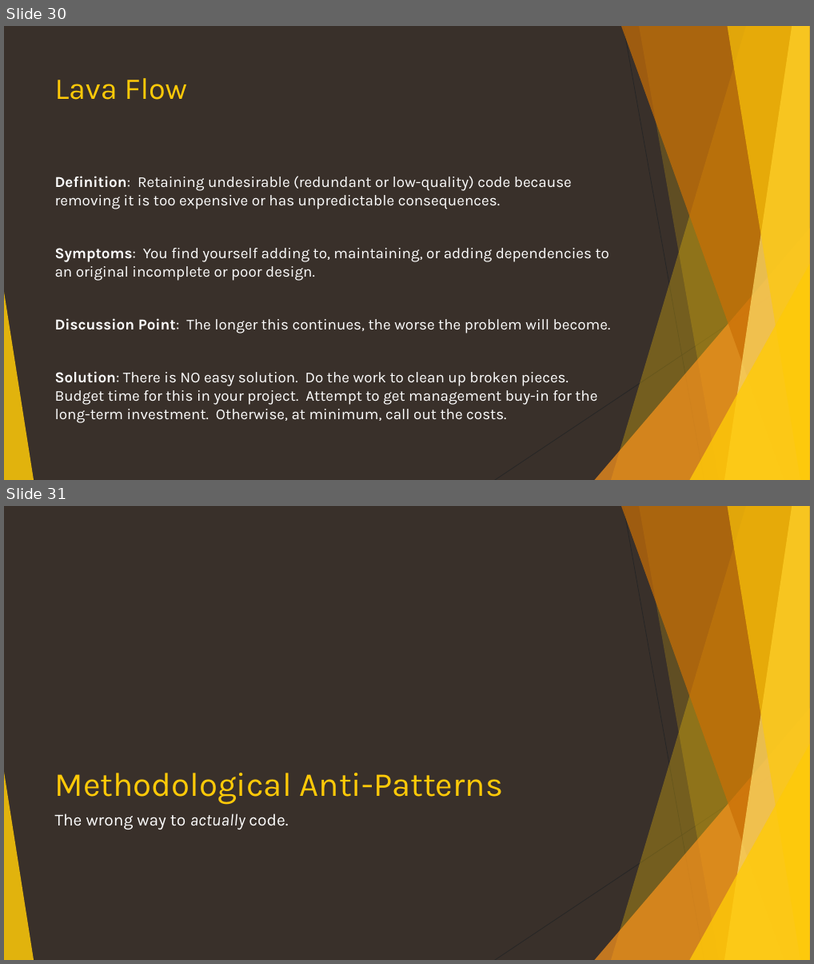
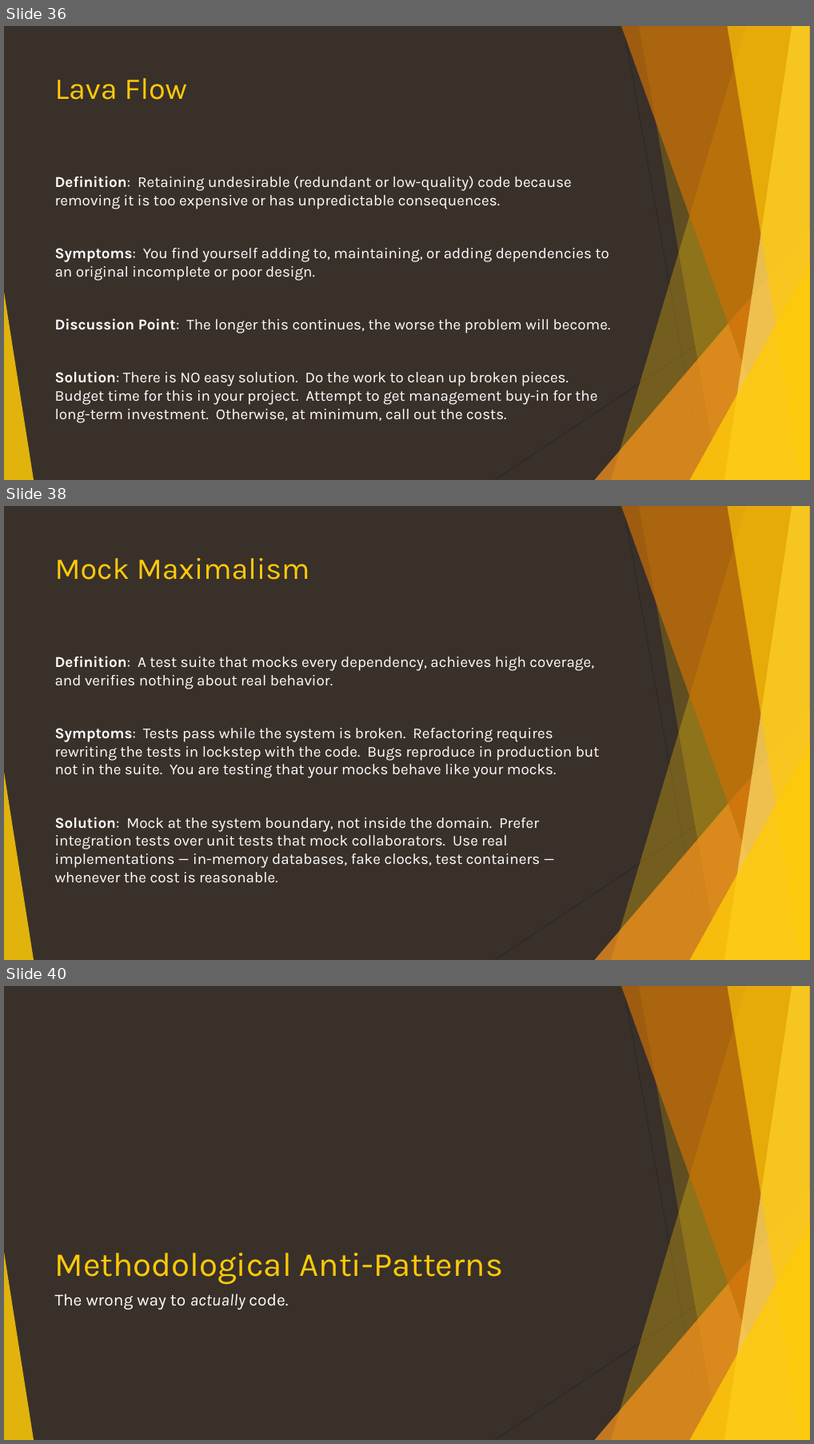
Before and after one commit to ericburcham/anti-patterns, a slide deck: anti-patterns.pptx. Shown one above the other, each under a label of ours: slides 30 and 31 before the commit, slides 36, 38 and 40 after it; the slides between them are not shown. The pictures are 814x964 and 814x1444 pixels, drawn with LibreOffice and Linux fonts; fonts in the diff are those of the drawing. Boxes give left, top, right and bottom in pixels: in the first picture for what was removed or moved away, otherwise in the second. Text is boxed around its words. In the diff, an @@ line names an element or a change of style, - is before the commit and + after.

```diff
--- a/anti-patterns.pptx
+++ b/anti-patterns.pptx
@@ slide 38 added at bbox=[4, 506, 810, 960], background #39302A; not listed: 10 template elements that a slide beside it also shows @@
@@ title added at bbox=[55, 558, 310, 580], 36 pt, text #FFCA08 @@
+Mock Maximalism
@@ text added at bbox=[55, 656, 600, 883], 18 pt, text #FFFFFF @@
+Definition: A test suite that mocks every dependency, achieves high coverage, and verifies nothing about real behavior.
+Symptoms: Tests pass while the system is broken. Refactoring requires rewriting the tests in lockstep with the code. Bugs reproduce in production but not in the suite. You are testing that your mocks behave like your mocks.
+Solution: Mock at the system boundary, not inside the domain. Prefer integration tests over unit tests that mock collaborators. Use real implementations — in-memory databases, fake clocks, test containers — whenever the cost is reasonable.
@@ what was slide 30 is now slide 36 @@
@@ what was slide 31 is now slide 40 @@
```
Also in this commit, not shown: 1 slide changed, 11 other slides added.
